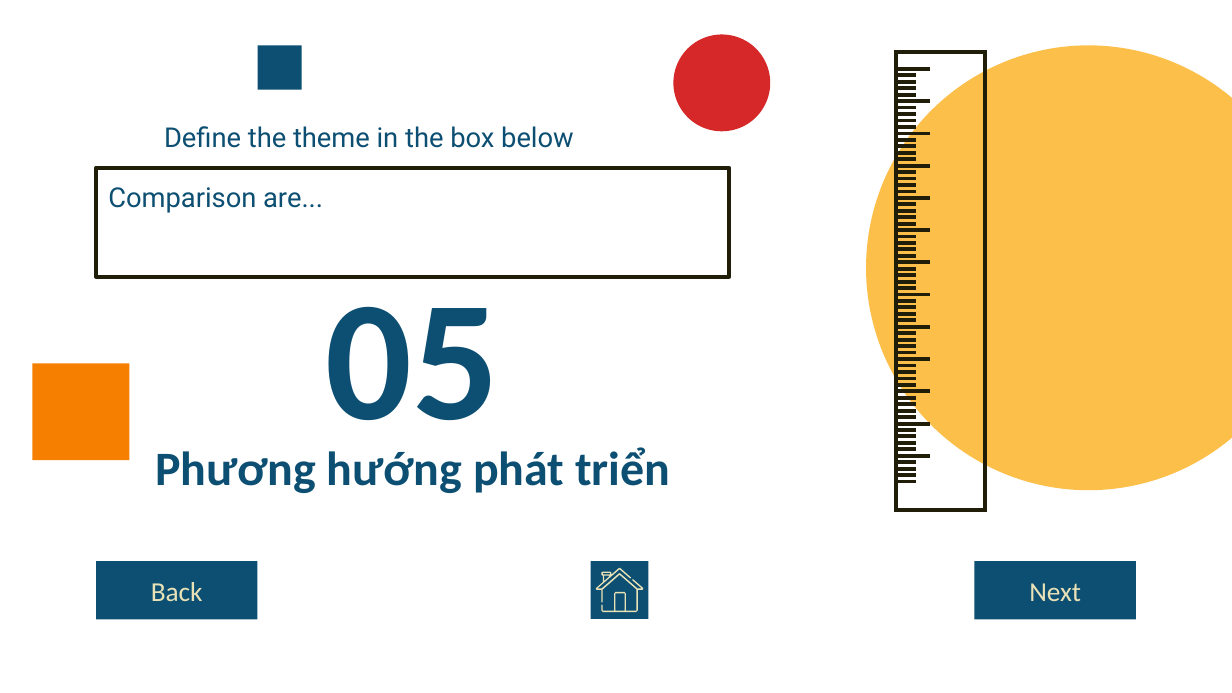
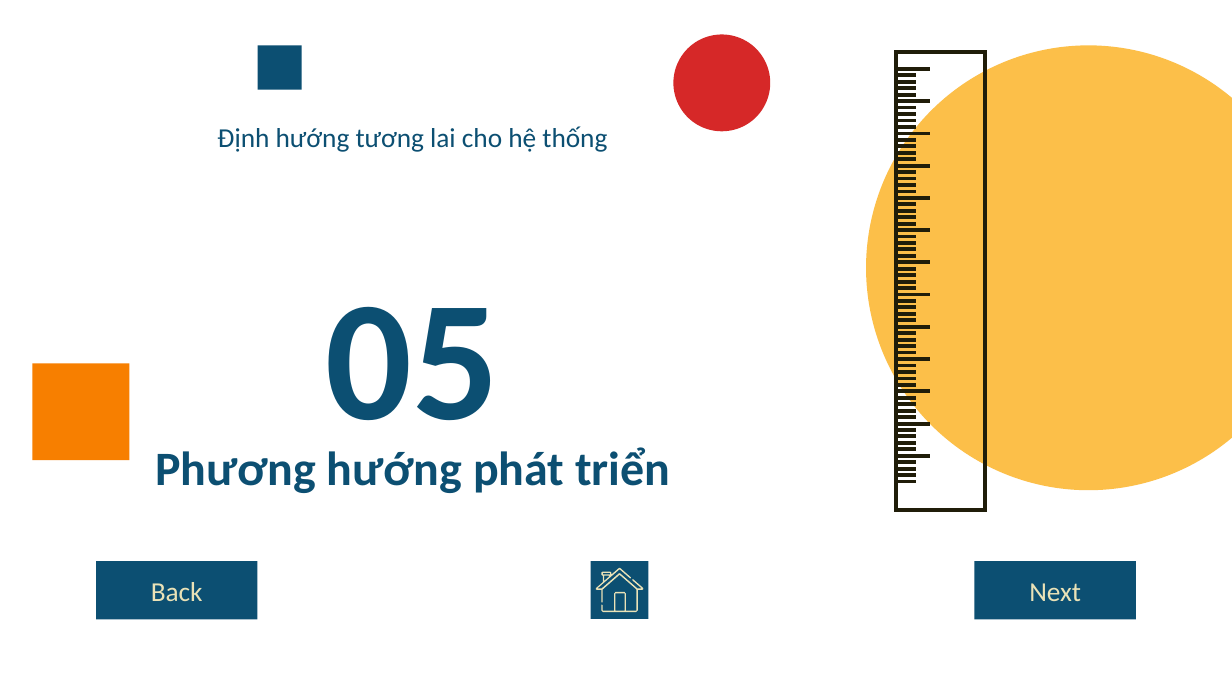
Before and after one commit to npackr/for-mqtt-dashboard, a slide deck: slide 12 of document/presentation.pptx. Drawn at 1232x693 pixels with LibreOffice and Linux fonts; fonts in the diff are those of the drawing. Boxes give left, top, right and bottom in pixels: in the first picture for what was removed or moved away, otherwise in the second. Text is boxed around its words. In the diff, an @@ line names an element or a change of style, - is before the commit and + after.

```diff
--- a/document/presentation.pptx
+++ b/document/presentation.pptx
@@ subtitle at (217, 126, 607, 152): text changed; font Roboto to Calibri @@
-Define the theme in the box below
+Định hướng tương lai cho hệ thống
@@ subtitle removed at (96, 168, 729, 276) @@
-Comparison are...
```
Also in this commit, not shown: 9 other slides changed, 6 slides added, 1 slide removed.
